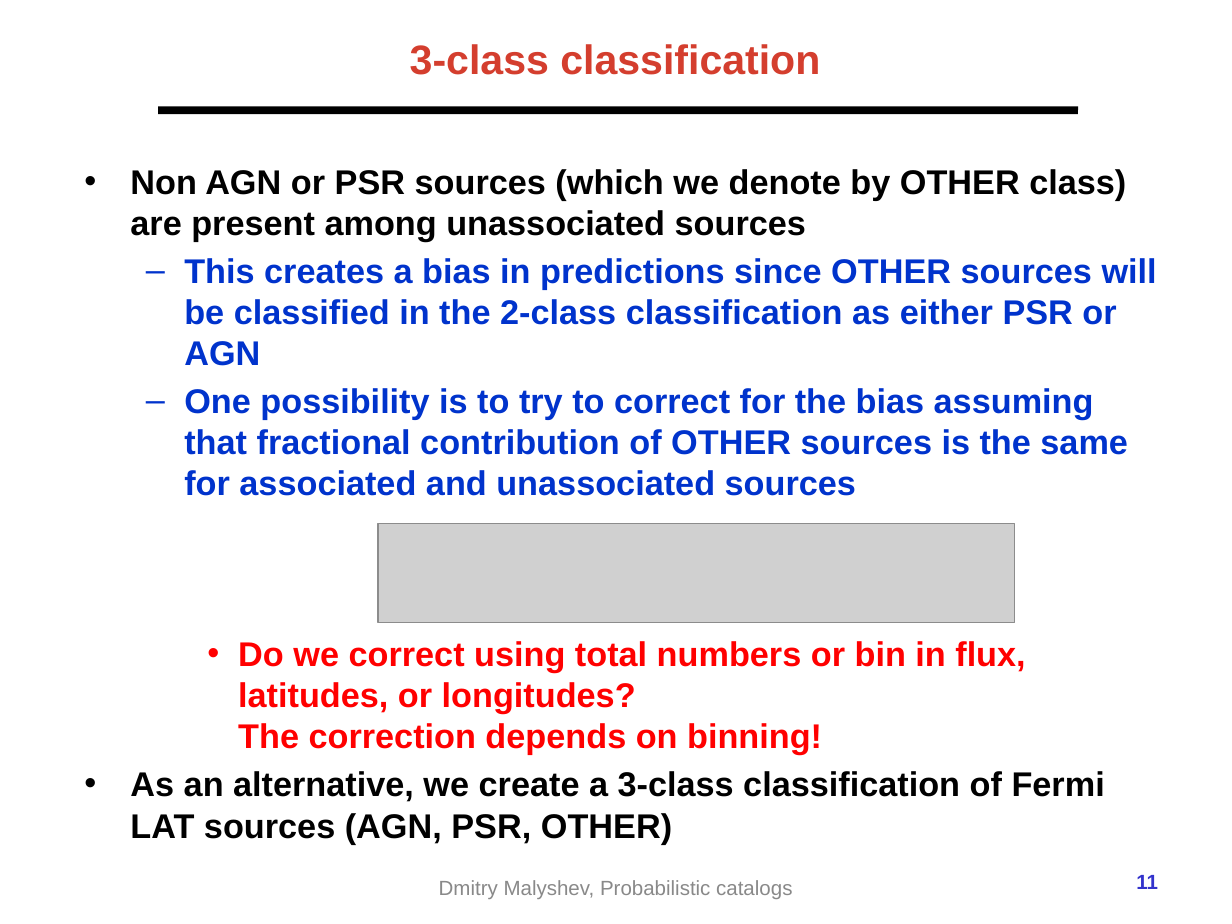
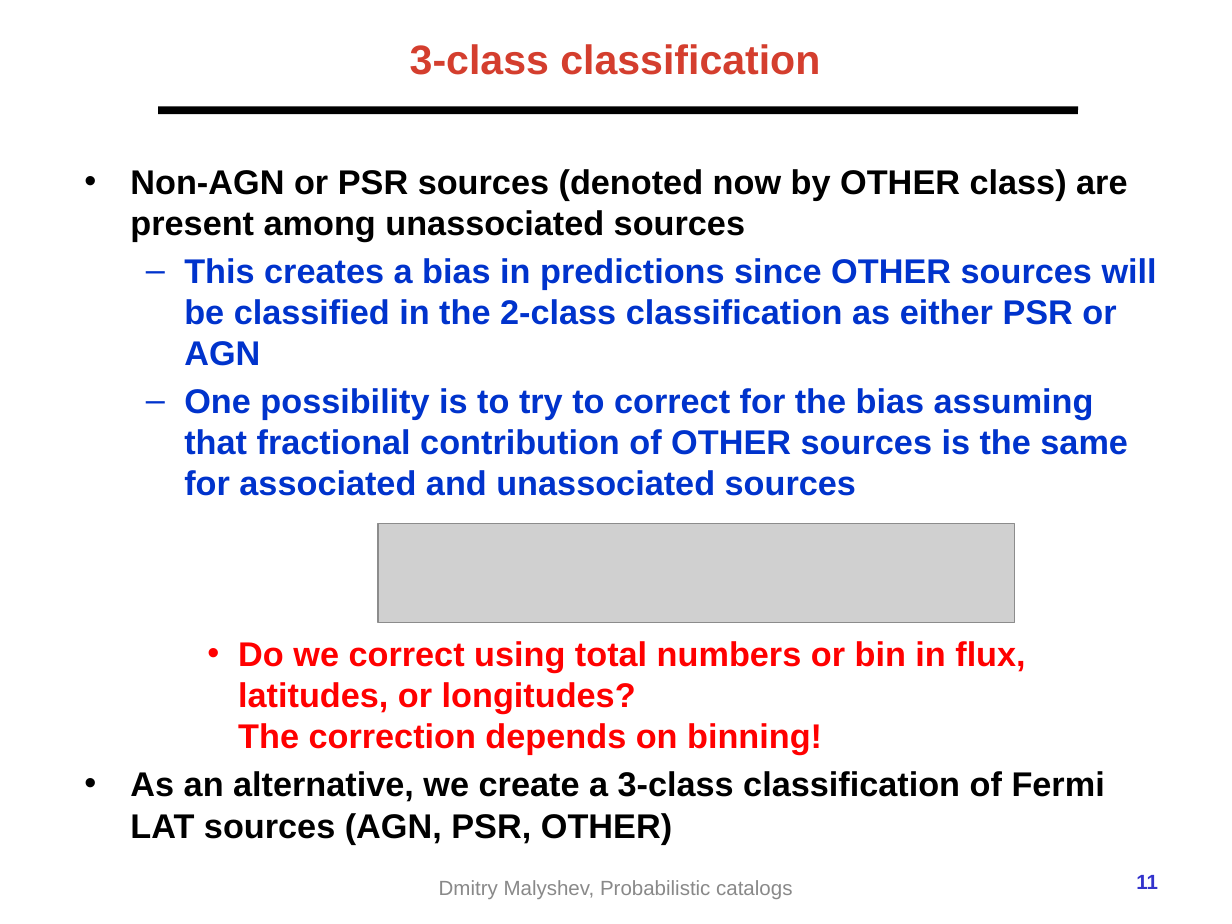
Before and after one commit to aakashbhat/Fermi-LAT, a slide deck: slide 11 of presentations/2021-02-Fermi_prob_catalog_ECAP_ML.pptx. Drawn at 1232x924 pixels with LibreOffice and Linux fonts; fonts in the diff are those of the drawing; grey boxes stand for pictures; background and template pictures are left out. Boxes give left, top, right and bottom in pixels: in the first picture for what was removed or moved away, otherwise in the second. Text is boxed around its words. In the diff, an @@ line names an element or a change of style, - is before the commit and + after.

```diff
--- a/presentations/2021-02-Fermi_prob_catalog_ECAP_ML.pptx
+++ b/presentations/2021-02-Fermi_prob_catalog_ECAP_ML.pptx
@@ text at bbox=[130, 169, 1127, 241]: text changed @@
-• Non AGN or PSR sources (which we denote by OTHER class) are present among unassociated sources
+• Non-AGN or PSR sources (denoted now by OTHER class) are present among unassociated sources
```
Also in this commit, not shown: 13 other slides changed, 26 other files.
